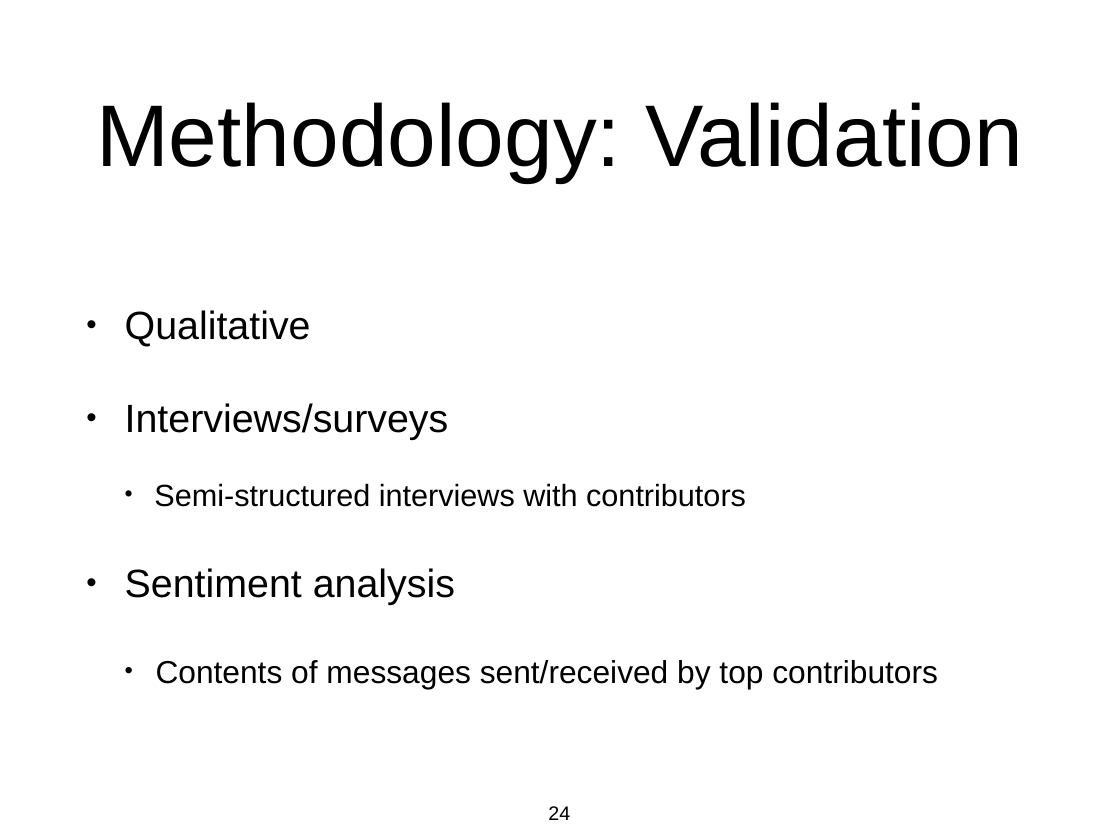
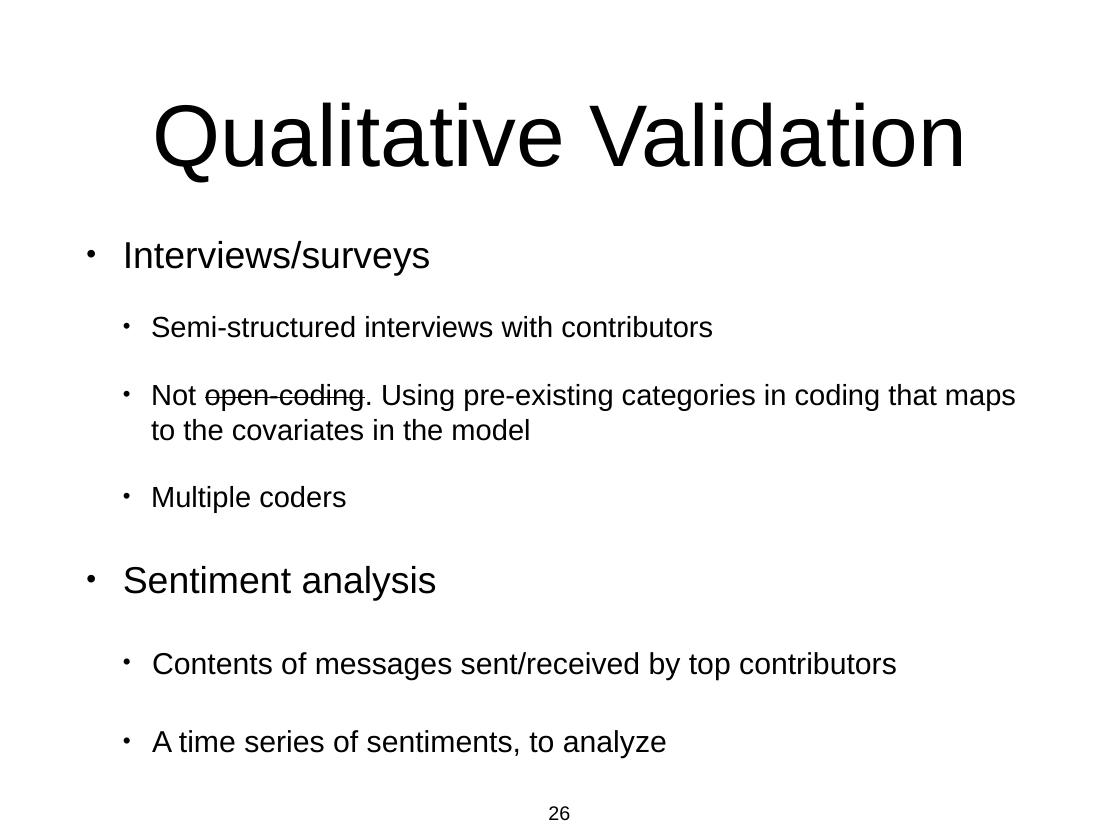
Before and after one commit to azarbakht/prelim, a slide deck: slide 26 of slides/prelim_presentation.pptx (slide 24 before the commit). Drawn at 1120x840 pixels with LibreOffice and Linux fonts; fonts in the diff are those of the drawing. Boxes give left, top, right and bottom in pixels: in the first picture for what was removed or moved away, otherwise in the second. Text is boxed around its words. In the diff, an @@ line names an element or a change of style, - is before the commit and + after.

```diff
--- a/slides/prelim_presentation.pptx
+++ b/slides/prelim_presentation.pptx
@@ title at (152, 102, 967, 182): text changed @@
-Methodology: Validation
+Qualitative Validation
@@ text at (123, 241, 897, 680): size 36 to 34.2 pt in "Interviews/surveys", "Sentiment analysis"; size 28 to 26.6 pt in "Semi-structured interviews with contributors"; size 29 to 27.6 pt in "Contents of messages sent/received by top contributors"; indent changed; less space between paragraphs @@
@@ text at (125, 310, 311, 347): paragraph removed @@
-• Qualitative
@@ text at (151, 384, 1016, 513): paragraphs added @@
+  • Not open-coding. Using pre-existing categories in coding that maps to the covariates in the model
+  • Multiple coders
@@ text at (152, 730, 667, 759): paragraph added @@
+  • A time series of sentiments, to analyze
@@ page number at (548, 806, 570, 821): text changed @@
-24
+26
```
Also in this commit, not shown: 15 other slides changed, 5 slides added, 2 slides removed, 2 other files.
